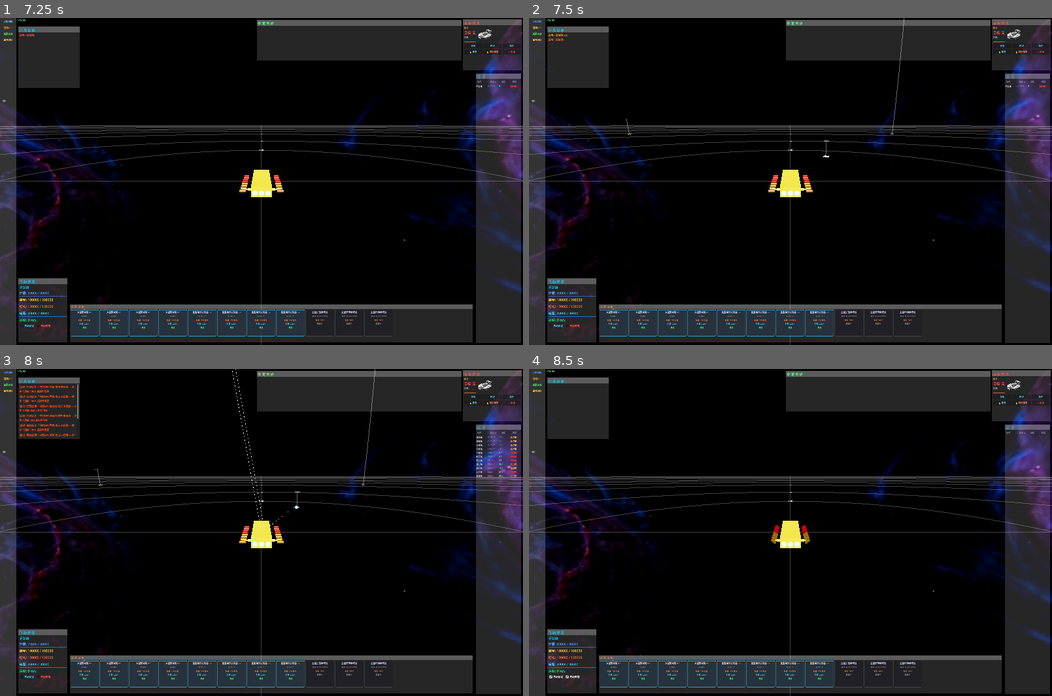
Above: before the commit, frames 1-4 (two rows, left to right).
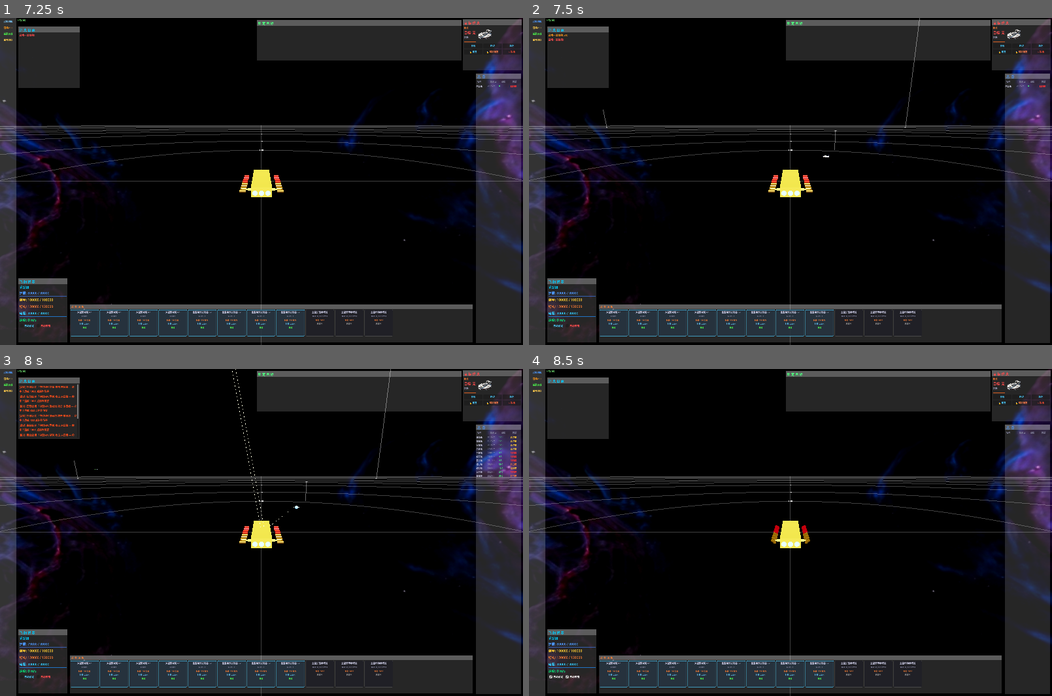
Above: after the commit, the same moments.

Repository: ZhanXuzhao/space-war
Game: Godot game, scene res://scenes/main.tscn
Same seed, same stepped clock (60 frames per second), same inputs: the game is played once before the commit and once after it. The engine's default icon, where the game draws it, is replaced by a stand-in: a white triangle on a blue panel in a dark square.
Inputs:
- Up to frame 1 (7.25 s): click "自动锁定" at 0.5 s; click "自动攻击" at 1.25 s; click "靠近" at 2 s; click "环绕" at 2.75 s; click "跃迁" at 3.5 s; click "🔒 锁定" at 4.25 s; click "🔓 解除锁定" at 5 s; click "⚔ 攻击" at 5.75 s; click "召唤敌舰" at 6.5 s
- Up to frame 2 (7.5 s): click "召唤x10" at 7.25 s
- Up to frame 3 (8 s): no input
- Up to frame 4 (8.5 s): click "新建游戏" at 8 s

Frame 1 is identical in both runs. In frame 2, 0.1% of the frame differs, in the area x 14-75%, y 0-42%; in frame 3, 0.1%; in frame 4, nothing differs.

Commit message:
fix 敌人投影线错位bug

Diff:
--- a/scripts/ships/Ship.gd
+++ b/scripts/ships/Ship.gd
@@ -478,6 +478,8 @@
 	_update_velocity_arrow()
 	_update_approach(delta)
 	_update_range_labels()
+	# 更新环绕轨迹圆环的反旋转（敌方飞船也会旋转，需保持 XZ 水平）
+	_update_orbit_trajectory_world_aligned()
 	if faction == Faction.PLAYER:
 		_update_drop_lines()
 		_update_tactical_grid_world_aligned()
@@ -680,7 +682,8 @@
 ## 圆心 = 玩家原点，半径 = 敌我距离，
 ## 平面 = 敌我所在的垂直平面，从敌船位置落到 XZ 网格面（y=0）
 func _draw_drop_arc(st: SurfaceTool, enemy: Ship) -> void:
-	var local_pos = to_local(enemy.global_position)
+	# 使用世界空间相对坐标而非 to_local()，避免玩家飞船旋转导致弧线错位
+	var local_pos = enemy.global_position - global_position
 	var r = local_pos.length()
 	if r < 1.0:
 		return
@@ -1008,7 +1011,16 @@
 	mesh.surface_set_material(0, mat)
 
 	_trajectory_instance.mesh = mesh
+	# 抵消飞船旋转，使圆环始终保持在水平 XZ 平面
+	_trajectory_instance.transform.basis = Basis(global_basis.get_rotation_quaternion().inverse())
 	_trajectory_instance.visible = true
+
+## 每帧反旋转环绕轨迹圆环，使其始终保持在水平 XZ 平面
+func _update_orbit_trajectory_world_aligned() -> void:
+	if not _trajectory_instance or not _trajectory_instance.visible:
+		return
+	var inv_rot = Basis(global_basis.get_rotation_quaternion().inverse())
+	_trajectory_instance.transform.basis = inv_rot
 
 ## 隐藏环绕轨迹
 func hide_orbit_trajectory() -> void:
